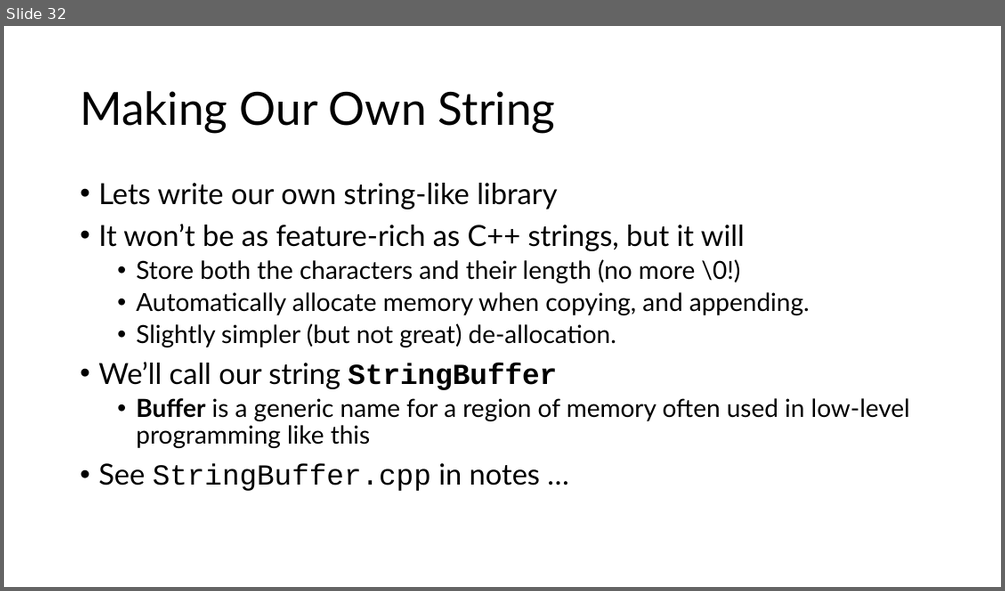
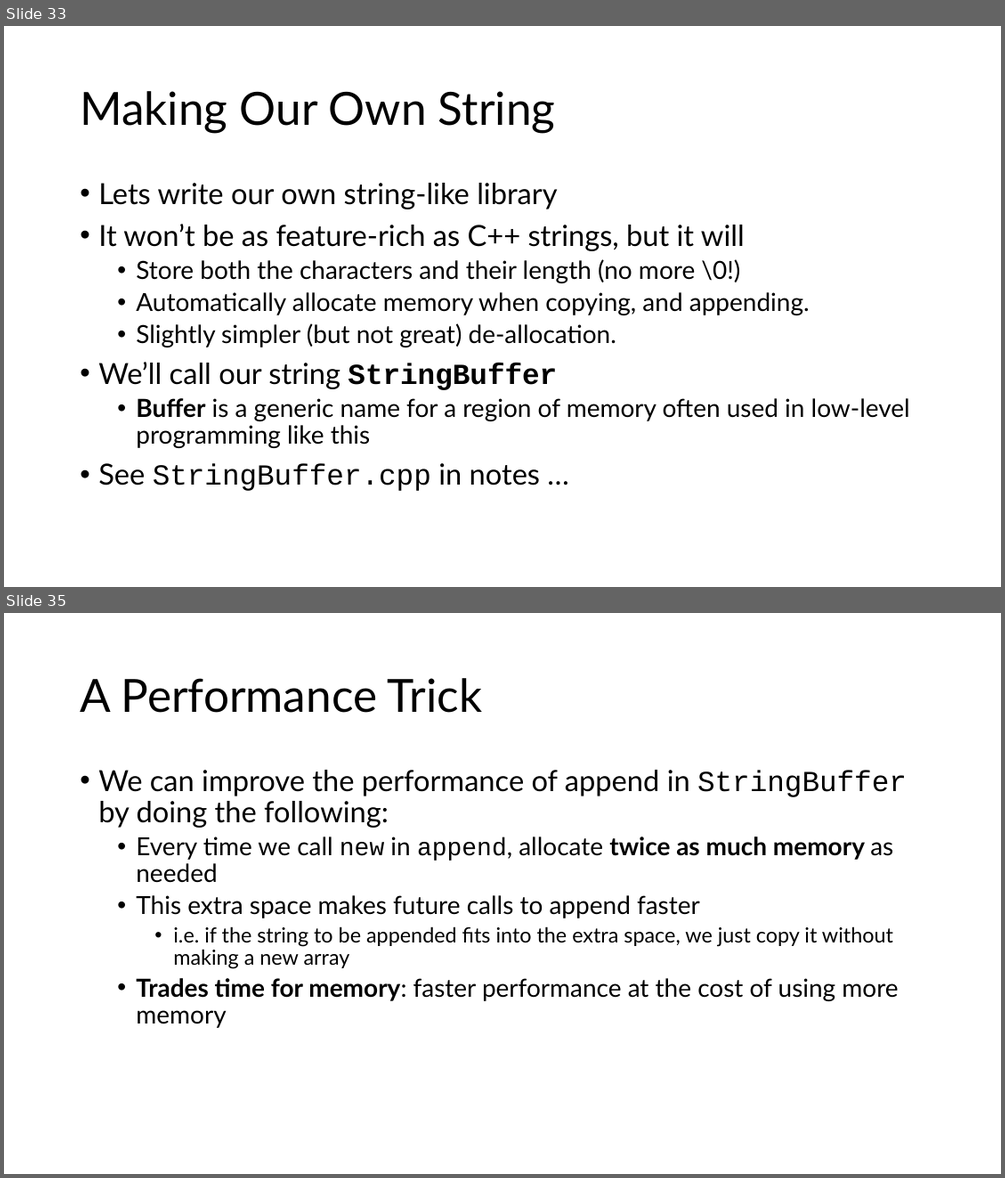
Before and after one commit to tjd1234/cmpt125spring2026, a slide deck: notes/week4/week4.pptx. Shown one above the other, each under a label of ours: slide 32 before the commit, slides 33 and 35 after it; the slides between them are not shown. The pictures are 1005x591 and 1005x1178 pixels, drawn with LibreOffice and Linux fonts; fonts in the diff are those of the drawing. Boxes give left, top, right and bottom in pixels: in the first picture for what was removed or moved away, otherwise in the second. Text is boxed around its words. In the diff, an @@ line names an element or a change of style, - is before the commit and + after.

```diff
--- a/notes/week4/week4.pptx
+++ b/notes/week4/week4.pptx
@@ slide 35 added at box(4, 613, 1001, 1174), background #FFFFFF @@
@@ title added at box(80, 678, 482, 713), 44 pt, text #000000 @@
+A Performance Trick
@@ text added at box(98, 770, 906, 1028), 24 pt, text #000000 @@
+• We can improve the performance of append in StringBuffer by doing the following:
+  • Every time we call new in append, allocate twice as much memory as needed
+  • This extra space makes future calls to append faster
+    • i.e. if the string to be appended fits into the extra space, we just copy it without making a new array
+  • Trades time for memory: faster performance at the cost of using more memory
@@ what was slide 32 is now slide 33 @@
```
Also in this commit, not shown: 15 slides changed, 8 other slides added, 8 other files.
